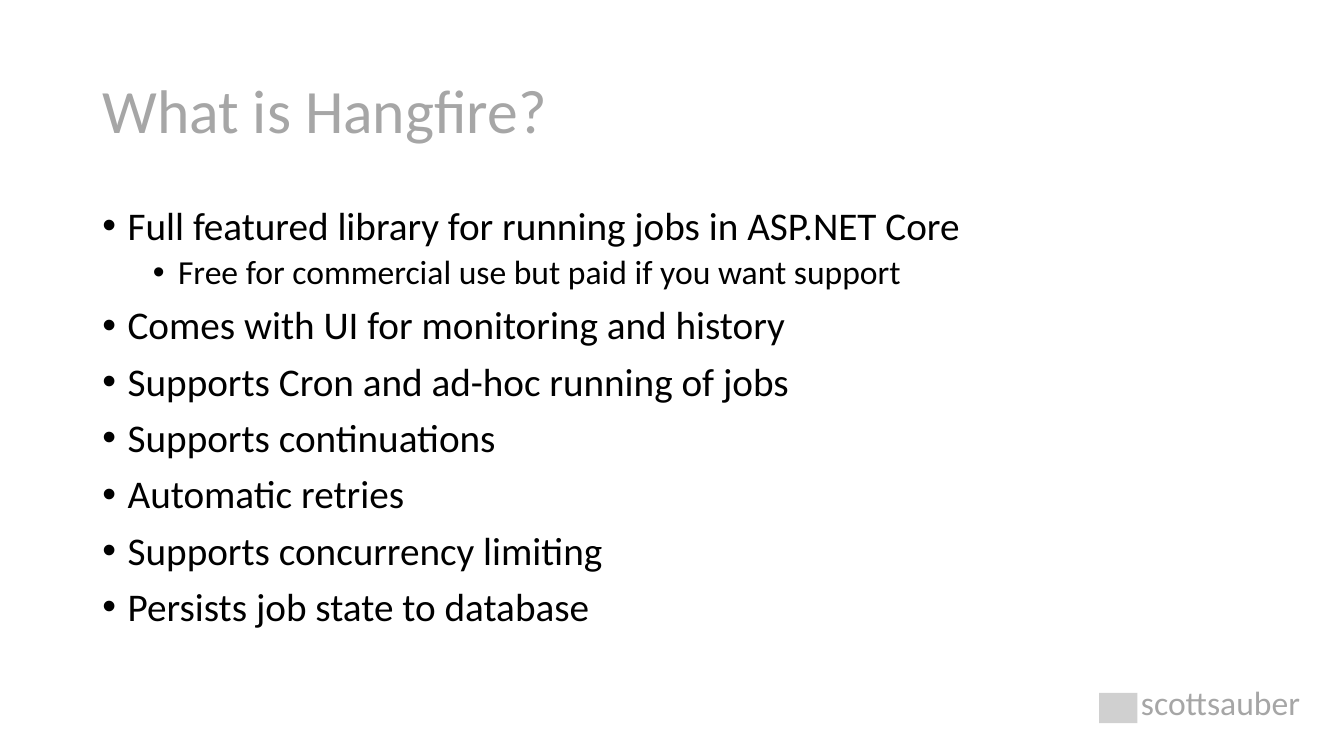
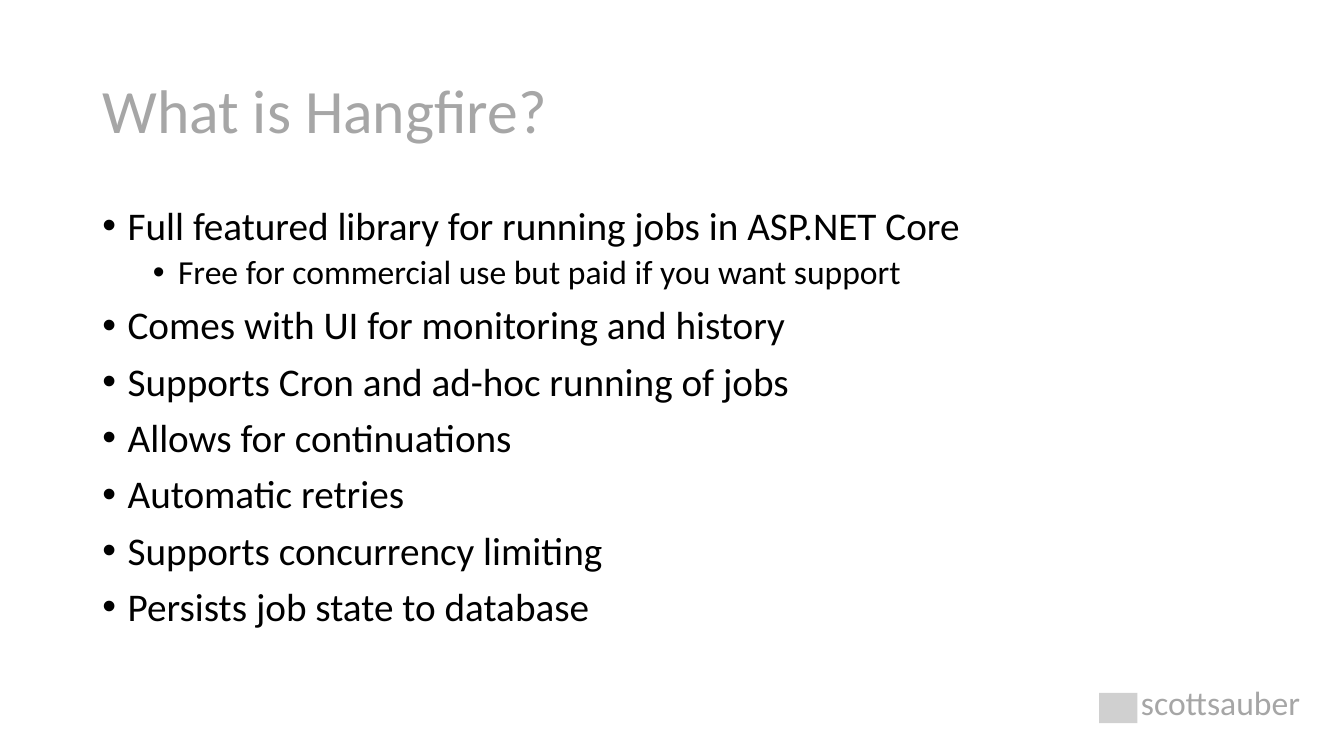
Before and after one commit to nirzaf/DotNetWorkShopTalk, a slide deck: slide 33 of 2020-10-16 - NDC Sydney - The Background on Background Tasks in .NET Core/The Background on Background Tasks.pptx. Drawn at 1344x756 pixels with LibreOffice and Linux fonts; fonts in the diff are those of the drawing; grey boxes stand for pictures. Boxes give left, top, right and bottom in pixels: in the first picture for what was removed or moved away, otherwise in the second. Text is boxed around its words. In the diff, an @@ line names an element or a change of style, - is before the commit and + after.

```diff
--- a/2020-10-16 - NDC Sydney - The Background on Background Tasks in .NET Core/The Background on Background Tasks.pptx
+++ b/2020-10-16 - NDC Sydney - The Background on Background Tasks in .NET Core/The Background on Background Tasks.pptx
@@ text at bbox=[128, 424, 512, 453]: text changed @@
-• Supports continuations
+• Allows for continuations
```
Also in this commit, not shown: 1 other slide changed, 1 other file.
